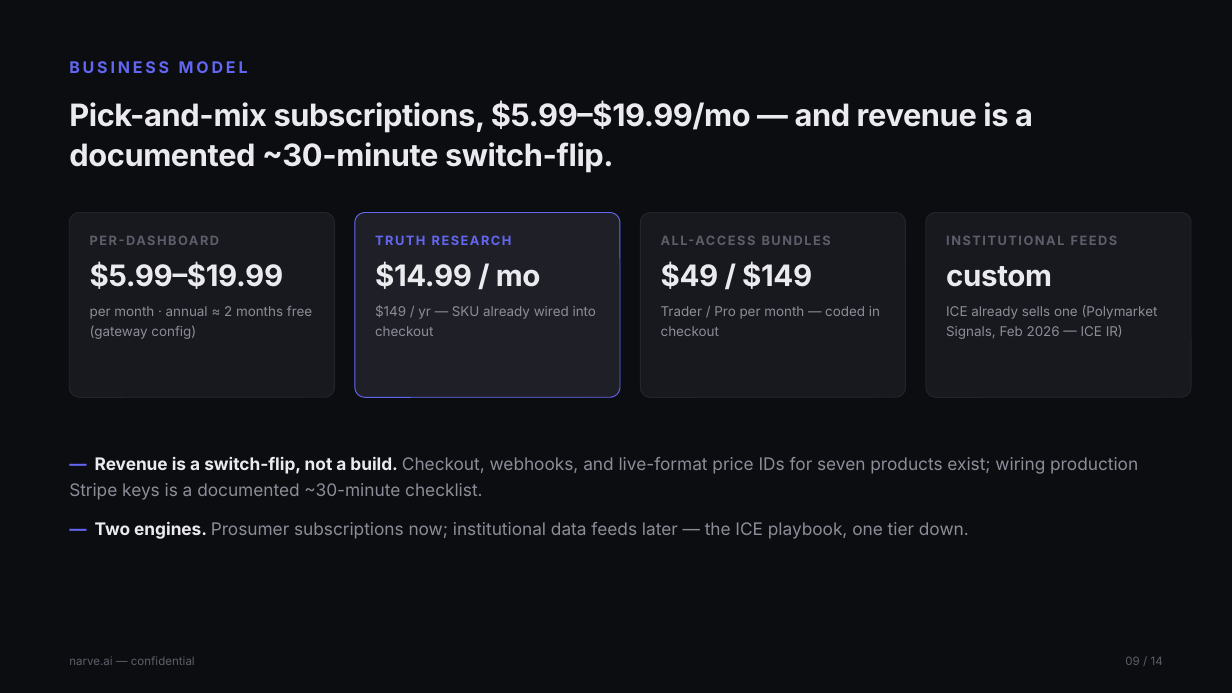
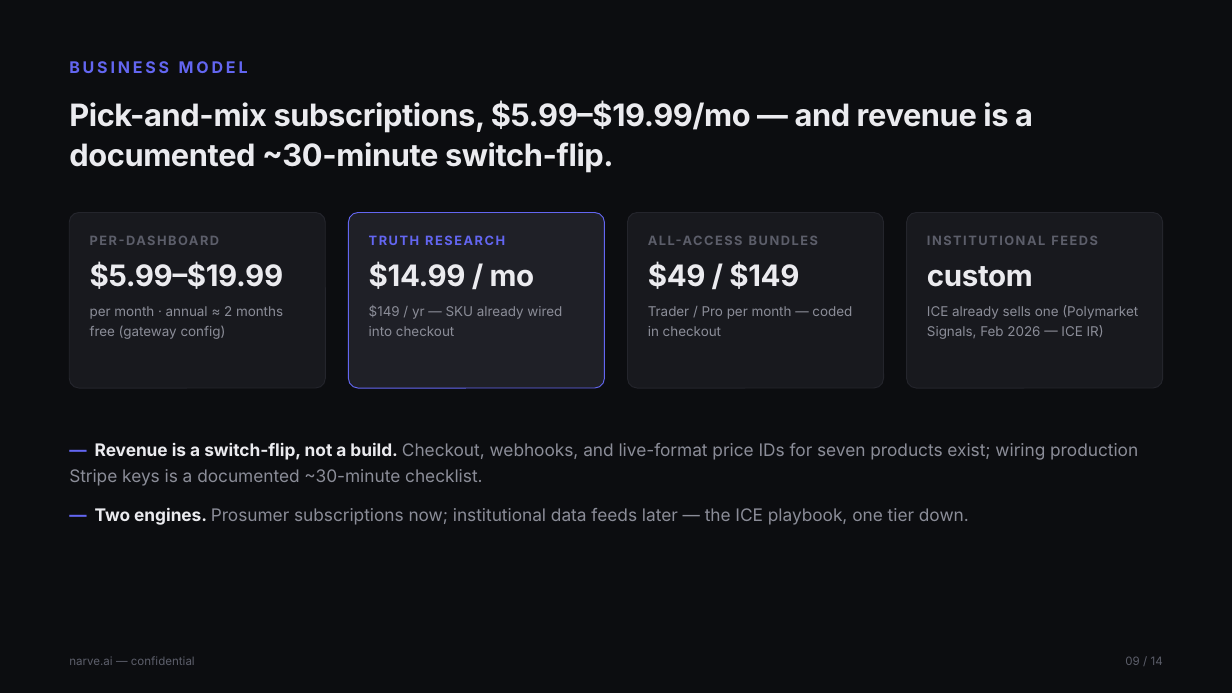
Before and after one commit to Jhabbig/Habbig, a slide deck: slide 9 of pitch-deck/narve-pitch-deck.pptx. Drawn at 1232x693 pixels with LibreOffice and Linux fonts; fonts in the diff are those of the drawing. Boxes give left, top, right and bottom in pixels: in the first picture for what was removed or moved away, otherwise in the second. Text is boxed around its words. In the diff, an @@ line names an element or a change of style, - is before the commit and + after.

```diff
--- a/pitch-deck/narve-pitch-deck.pptx
+++ b/pitch-deck/narve-pitch-deck.pptx
@@ rounded rectangle: place and size @@
-rounded rectangle at <box>69,213,335,397</box>
+rounded rectangle at <box>69,213,325,388</box>
@@ text "PER-DASHBOARD" rewrapped from <box>90,261,312,339</box> to <box>90,261,284,339</box> @@
@@ rounded rectangle: place and size @@
-rounded rectangle at <box>355,213,620,397</box>
+rounded rectangle at <box>348,213,604,388</box>
@@ text "TRUTH RESEARCH" rewrapped from <box>375,235,596,336</box> to <box>369,235,562,336</box> @@
@@ rounded rectangle: place and size @@
-rounded rectangle at <box>640,213,906,397</box>
+rounded rectangle at <box>628,213,884,388</box>
@@ text "ALL-ACCESS BUNDLES" rewrapped from <box>661,261,880,336</box> to <box>648,261,852,336</box> @@
@@ rounded rectangle: place and size @@
-rounded rectangle at <box>926,213,1191,397</box>
+rounded rectangle at <box>907,213,1163,388</box>
@@ text "INSTITUTIONAL FEEDS": place and size @@
-text "INSTITUTIONAL FEEDS" at <box>946,236,1158,339</box>
+text "INSTITUTIONAL FEEDS" at <box>927,236,1138,339</box>
@@ text "— Revenue is a switch-flip, ...": place and size @@
-text "— Revenue is a switch-flip, ..." at <box>69,456,1138,539</box>
+text "— Revenue is a switch-flip, ..." at <box>69,442,1138,525</box>
```
Also in this commit, not shown: 10 other slides changed, 1 other file.
